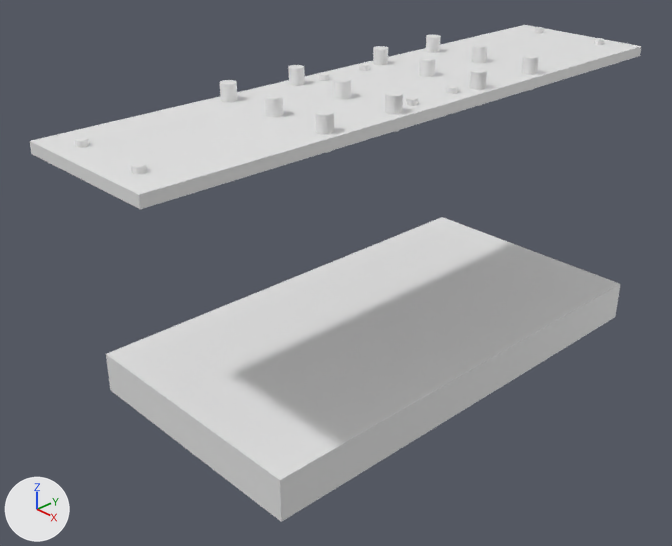
The Blender file [2026] Escape Mount/Untitled.blend, before and after one commit.
One viewpoint serves both versions: a 50 mm camera at (0.279, -0.293, 0.111) aimed at (-0.007, -0.024, -0.084). Lighting does not change. The marker at lower left points along +X, +Y and +Z. The first picture is the older version.
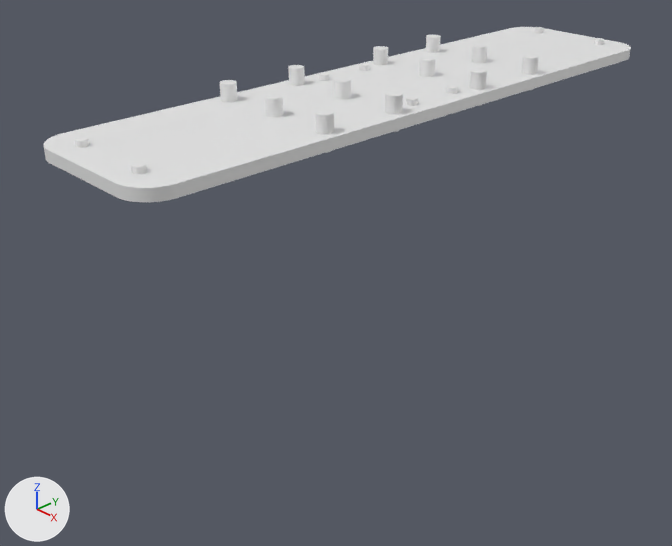
Where the change shows, as pixel boxes [x1, y1, x2, y2] in the pictures (672 x 546 px):
'Cube', hidden
    before: [106, 217, 620, 522]
'Cube.001', reshaped
    before: [30, 25, 641, 209]
    after: [44, 27, 631, 202]

What changed in the scene script:
```text
Change me_cube_002:
    used by ob_cube_001; location = (0.0, 0.0, 0.0)
    remove me_cube_002.from_pydata(...)  # 8 vertices, 6 faces; spans x -0.036..0.036, y -0.15..0.15, z -0.002..0.002
    add me_cube_002.from_pydata(...)  # 4008 vertices, 2006 faces; spans x -0.036..0.036, y -0.15..0.15, z -0.002..0.002
    me_cube_002 part 1: 8 vertices removed from x -0.036..0.036, y -0.15..0.15, z -0.002..0.002; 4008 vertices added at x -0.036..0.036, y -0.15..0.15, z -0.002..0.002
Change ob_cube:
    add ob_cube.hide_set(True)
```
